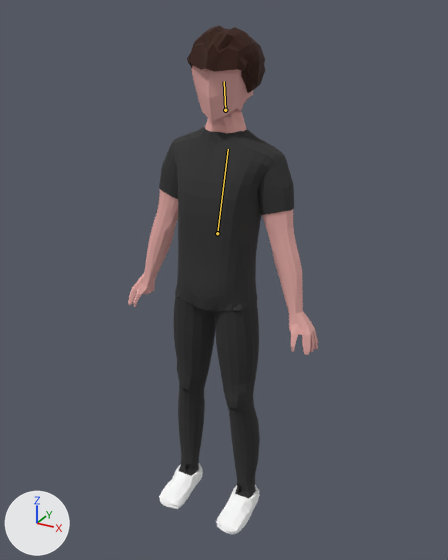
What one commit did to the glTF model public/models/character.glb.
One viewpoint serves both versions: a camera (50 mm lens) standing at (2.71, -4.65, 5.01) and looking at (0.06, 0.16, 2.6). Arrows for +X, +Y and +Z are at lower left; the lights stay in place. Both versions are drawn at frame 5 of the action 'Talk'; the numbers are the values there. The bones that change are drawn over the model as lines.

Objects in the first picture: 'Hair', 'Head', 'Limbs', 'Pants', 'Shirt', 'Shoes'.
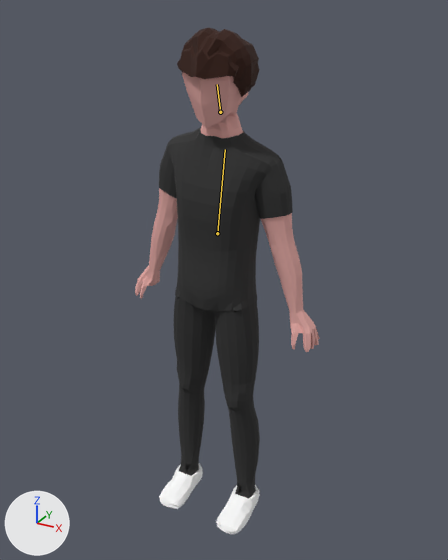
Location of each change, [x1, y1, x2, y2] in pixels of the pictures (448 x 560 px):
```json
{"object": "Shirt", "change": "posed", "before": [159, 127, 294, 311], "after": [159, 127, 293, 311]}
{"object": "Limbs", "change": "posed", "before": [128, 189, 318, 355], "after": [135, 188, 319, 352]}
{"object": "Hair", "change": "posed", "before": [187, 26, 265, 93], "after": [177, 28, 260, 97], "on screen": "6% wider"}
{"object": "Head", "change": "posed", "before": [191, 66, 253, 133], "after": [182, 72, 248, 138], "on screen": "6% wider"}
{"bone": "chest", "before": "(217, 233) to (228, 149)", "after": "(217, 233) to (225, 149)"}
{"bone": "head", "before": "(225, 110) to (224, 81)", "after": "(220, 112) to (217, 84)"}
```

Scene script edits in JSON lines:
```json
{"block": "bone_chest", "where": "bone_chest = bpy.data.objects['Armature'].pose.bones['chest']  # child of 'hip'"}
{"op": "set", "path": "bone_chest.rotation_quaternion", "old": "(1.0, 0.0, 0.0, 0.0)", "new": "(0.997, 0.074, -0.012, -0.021)", "note": "degrees (0, 0, 0) -> degrees (8, -1, -3)"}
{"block": "bone_head", "where": "bone_head = bpy.data.objects['Armature'].pose.bones['head']  # child of 'neck'"}
{"op": "set", "path": "bone_head.rotation_quaternion", "old": "(0.999, 0.028, -0.007, -0.017)", "new": "(1.0, 0.014, 0.001, 0.0)", "note": "degrees (3, -1, -2) -> degrees (2, 0, 0)"}
```
